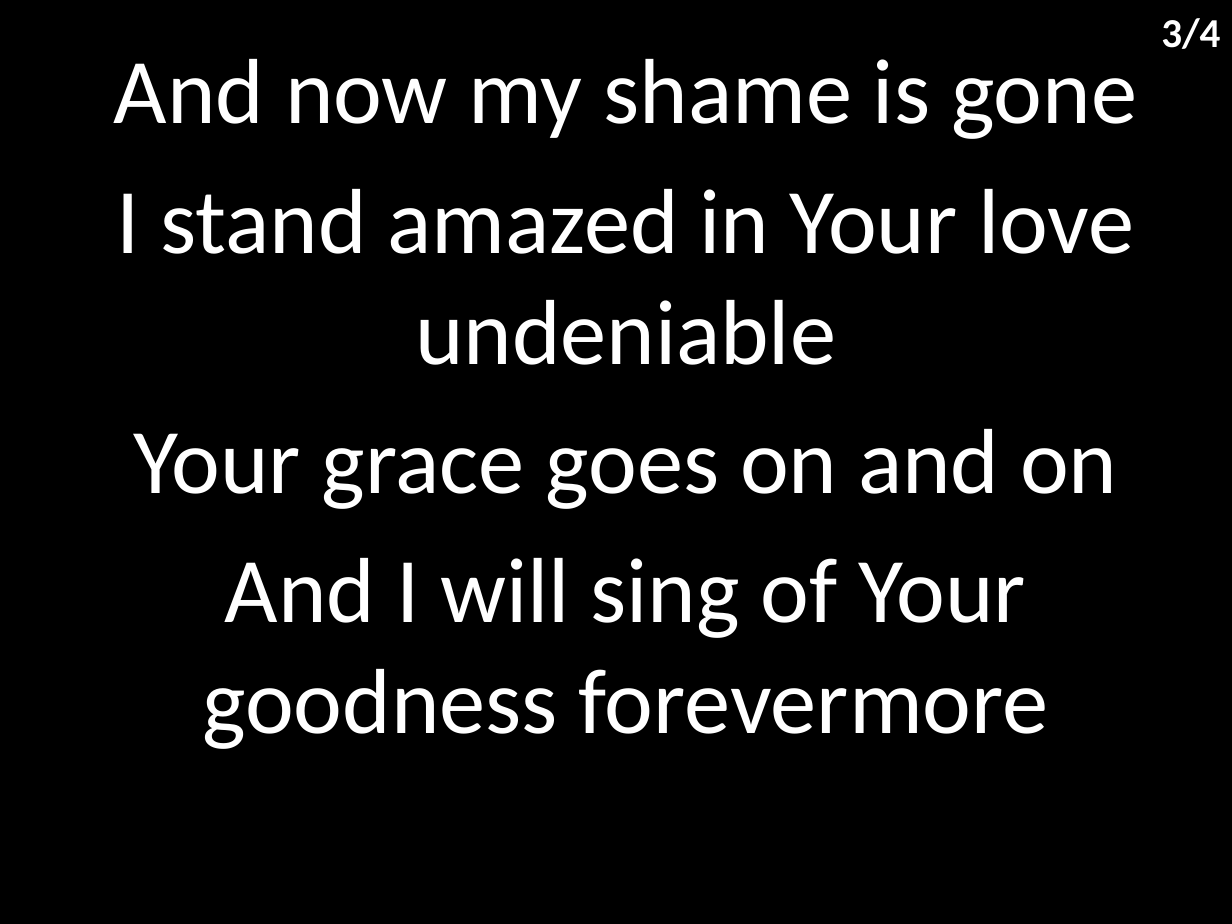
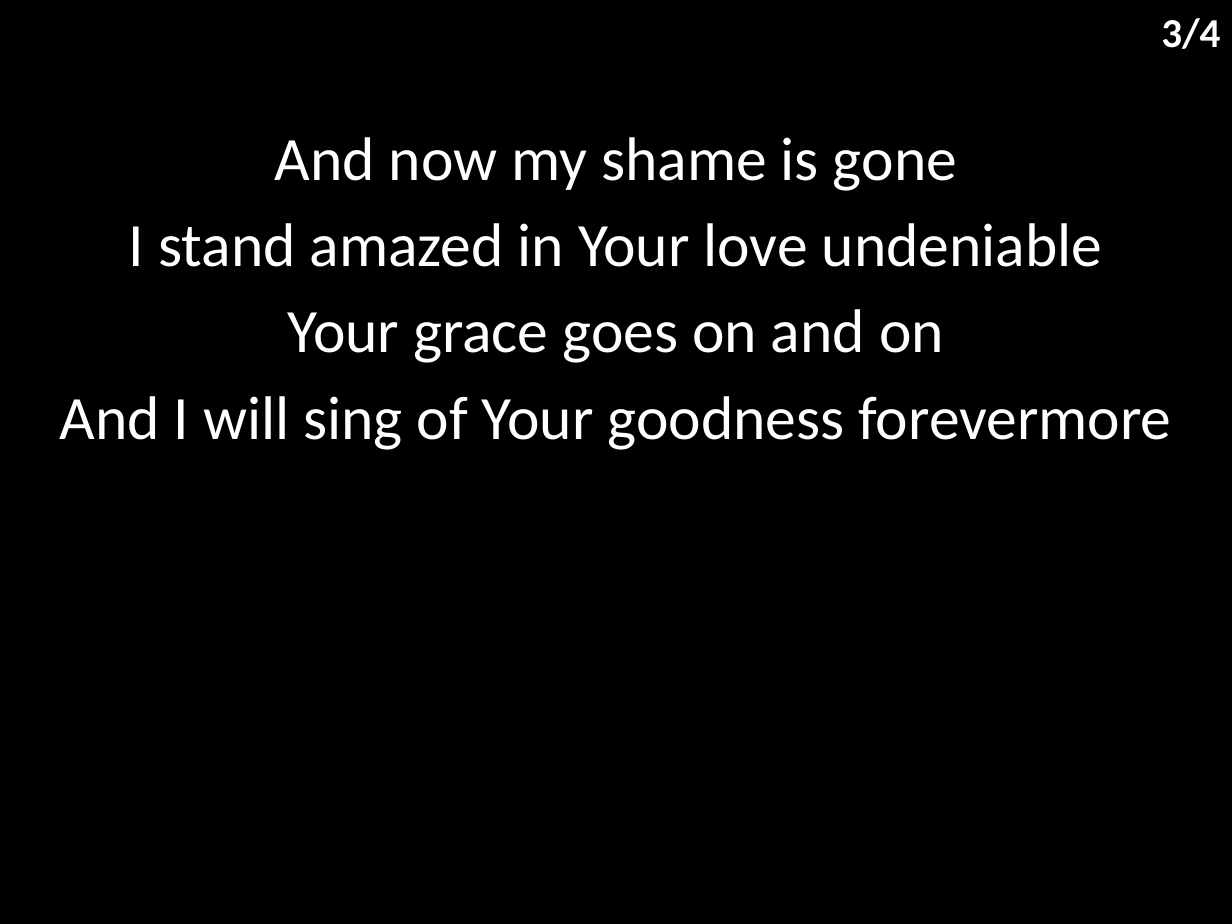
Before and after one commit to hoo-are-ya/worship, a slide deck: slide 4 of docs/songs/worthy.pptx. Drawn at 1232x924 pixels with LibreOffice and Linux fonts; fonts in the diff are those of the drawing. Boxes give left, top, right and bottom in pixels: in the first picture for what was removed or moved away, otherwise in the second. Text is boxed around its words. In the diff, an @@ line names an element or a change of style, - is before the commit and + after.

```diff
--- a/docs/songs/worthy.pptx
+++ b/docs/songs/worthy.pptx
@@ subtitle "And now my shame is ...": place and size @@
-subtitle "And now my shame is ..." at box(114, 59, 1137, 749)
+subtitle "And now my shame is ..." at box(60, 137, 1171, 450)
@@ subtitle "And now my shame is ..." at box(60, 137, 1171, 450): size 54 to 36 pt; less space between paragraphs @@
```
Also in this commit, not shown: 3 other slides changed, 3 other files.
